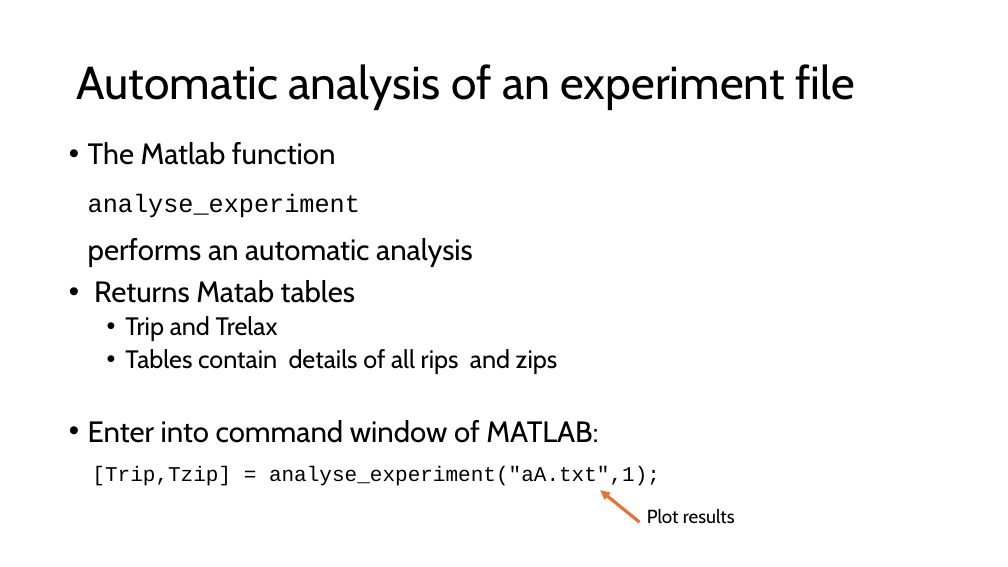
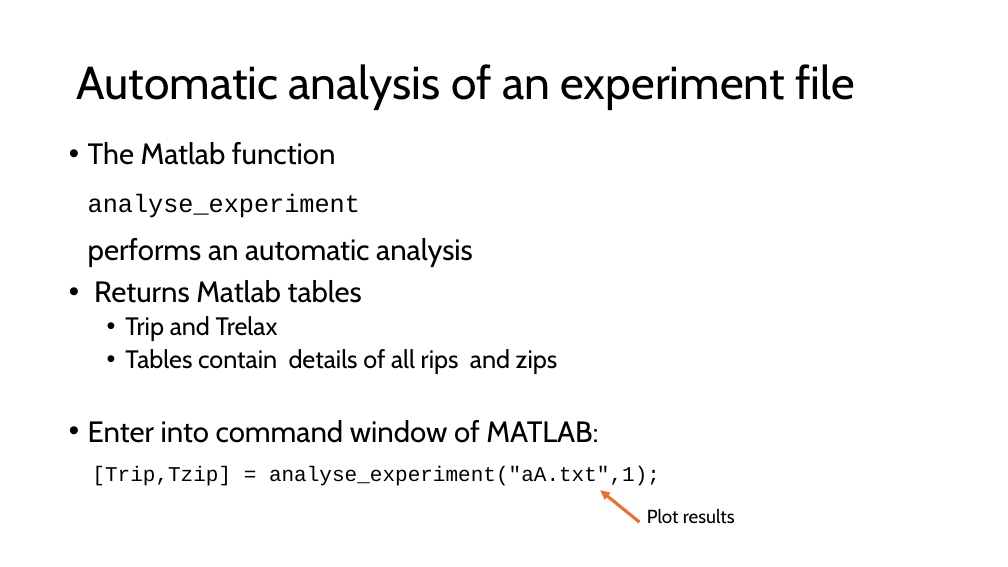
Before and after one commit to are-mj/OpticalTweezers, a slide deck: slide 24 of Summer school 2024/Analysis of protein stretching experiments.pptx (slide 23 before the commit). Drawn at 1008x567 pixels with LibreOffice and Linux fonts; fonts in the diff are those of the drawing. Boxes give left, top, right and bottom in pixels: in the first picture for what was removed or moved away, otherwise in the second. Text is boxed around its words. In the diff, an @@ line names an element or a change of style, - is before the commit and + after.

```diff
--- a/Summer school 2024/Analysis of protein stretching experiments.pptx
+++ b/Summer school 2024/Analysis of protein stretching experiments.pptx
@@ text at <box>94,280,362,303</box>: text changed @@
-• Returns Matab tables
+• Returns Matlab tables
```
Also in this commit, not shown: 10 other slides changed, 2 slides added, 2 other files.
